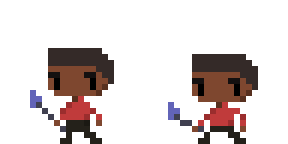
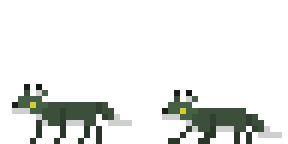
Two versions of the same layered image (288 × 144). Layer-by-layer changes:
added layer "Layer 15 copy" above "Layer 15" over [left=12, top=84, right=282, bottom=144]
moved "Layer 15" above "Layer 10", painted on it over [left=12, top=84, right=282, bottom=144]
hid "Layer 4" over [left=30, top=48, right=258, bottom=132]
hid "Layer 2 copy 3", painted on it over [left=54, top=96, right=246, bottom=144]
